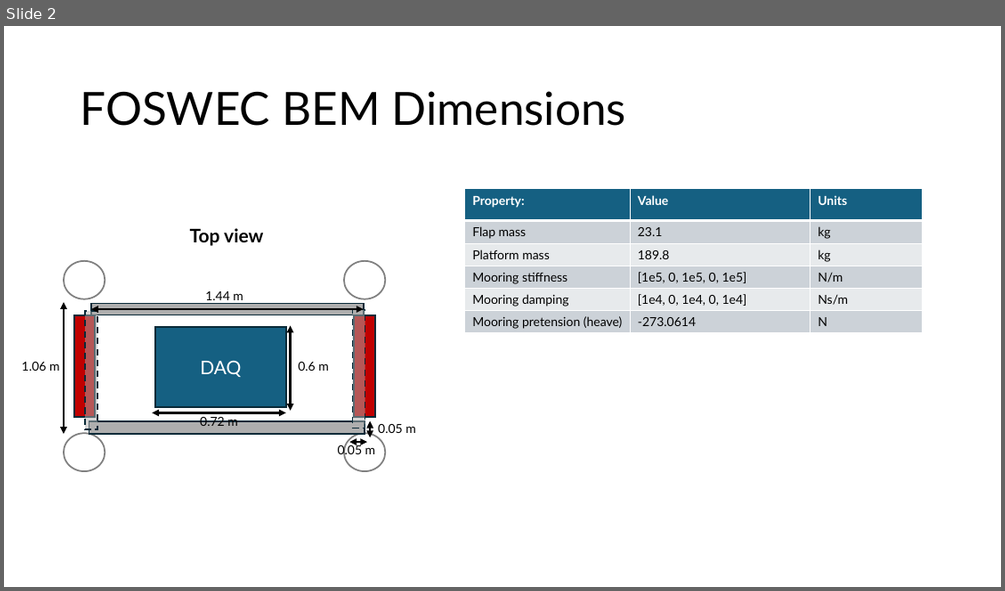
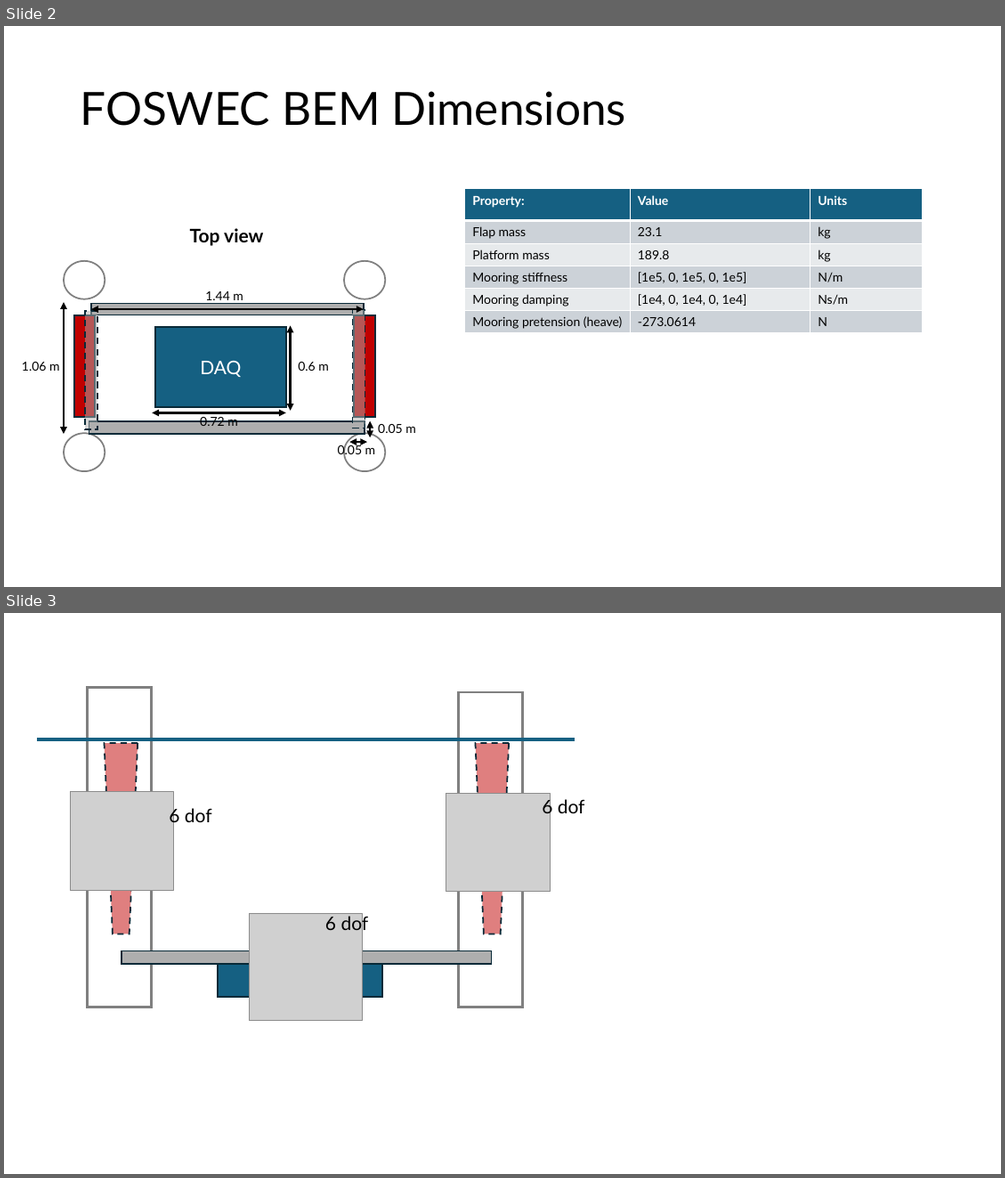
Before and after one commit to jtgrasb/WecOptTool, a slide deck: examples/FOSWEC_M4E/FOSWEC_BEM_Dimensions.pptx. Shown one above the other, each under a label of ours: slide 2 before the commit, slides 2 and 3 after it. The pictures are 1005x591 and 1005x1178 pixels, drawn with LibreOffice and Linux fonts; fonts in the diff are those of the drawing; grey boxes stand for pictures. Boxes give left, top, right and bottom in pixels: in the first picture for what was removed or moved away, otherwise in the second. Text is boxed around its words. In the diff, an @@ line names an element or a change of style, - is before the commit and + after.

```diff
--- a/examples/FOSWEC_M4E/FOSWEC_BEM_Dimensions.pptx
+++ b/examples/FOSWEC_M4E/FOSWEC_BEM_Dimensions.pptx
@@ slide 3 added at (4, 613, 1001, 1174), background #FFFFFF @@
@@ group added at (37, 687, 585, 1021): 4 rectangles, 3 pictures, 3 texts, 2 trapezoids, 1 line @@
+6 dof
+6 dof
+6 dof
```
Also in this commit, not shown: 1 other slide added, 2 other files.
